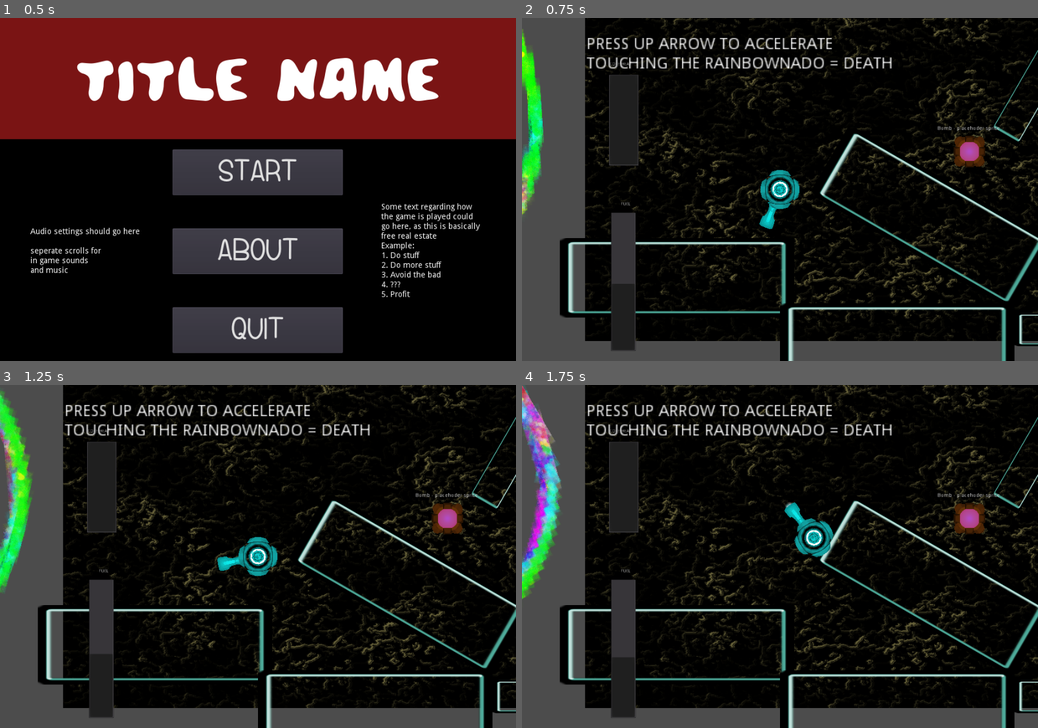
Above: before the commit, frames 1-4 (two rows, left to right).
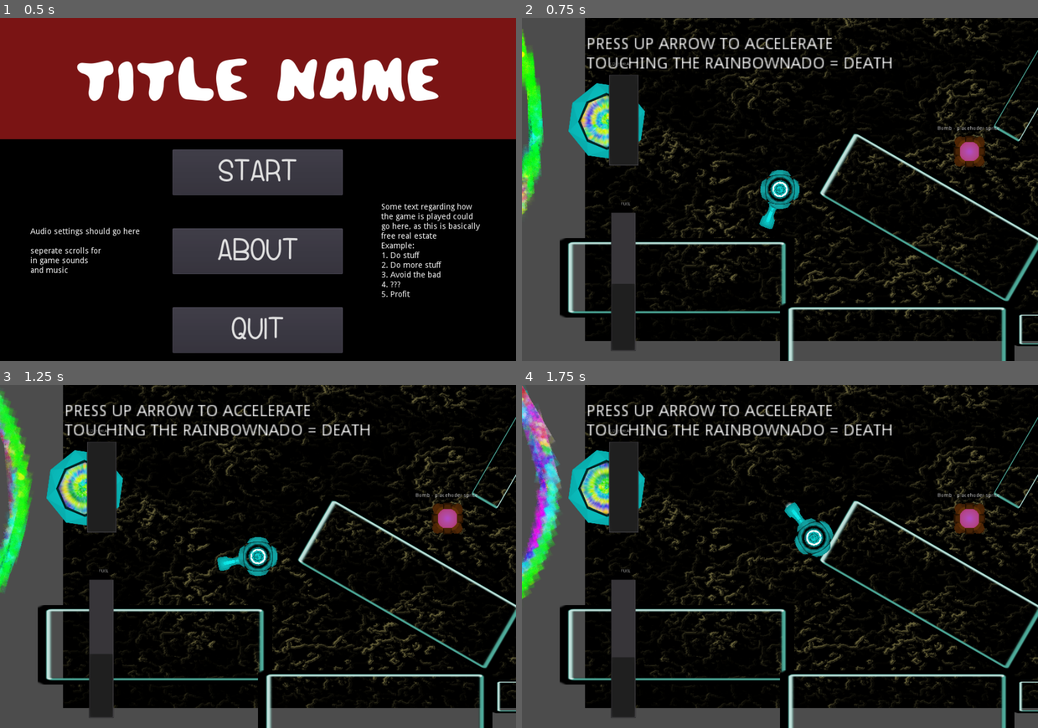
Above: after the commit, the same moments.

Repository: ktosox/Wild_Jam_01_2019
Game: Godot game, scene res://Scenes_N_Scripts/Menu_Scene.tscn
Same seed, same stepped clock (60 frames per second), same inputs: the game is played once before the commit and once after it.
Inputs:
- Up to frame 1 (0.5 s): no input
- Up to frame 2 (0.75 s): click "START" at 0.5 s
- Up to frame 3 (1.25 s): no input
- Up to frame 4 (1.75 s): hold Up (ui_up) from 1.28 s (still down)

Frame 1 is identical in both runs. In frame 2, 1.4% of the frame differs, in the area x 9-24%, y 18-42%; in frame 3, 1.4%; in frame 4, 1.4%.

Commit message:
portal added /detaching global sounds from game scene for clarity

Diff:
--- /dev/null
+++ b/Scenes_N_Scripts/Environment/Portal.tscn
@@ -0,0 +1,102 @@
+[gd_scene load_steps=8 format=2]
+
+[ext_resource path="res://Resources/Artwork/Portal/Rainbow_Splash_zoom5.png" type="Texture" id=1]
+[ext_resource path="res://Resources/Artwork/Portal/Rainbow_Splash_zoom4.png" type="Texture" id=2]
+[ext_resource path="res://Resources/Artwork/Portal/Rainbow_Splash_zoom3.png" type="Texture" id=3]
+[ext_resource path="res://Resources/Artwork/Portal/Rainbow_Splash_zoom2.png" type="Texture" id=4]
+[ext_resource path="res://Resources/Artwork/Portal/Rainbow_Splash_zoom1.png" type="Texture" id=5]
+[ext_resource path="res://Resources/Artwork/Player/Space_ship_ring.png" type="Texture" id=6]
+
+[sub_resource type="Animation" id=1]
+
+resource_name = "PortalAnimation"
+length = 0.8
+loop = true
+step = 0.1
+tracks/0/type = "value"
+tracks/0/path = NodePath(".:rotation_degrees")
+tracks/0/interp = 1
+tracks/0/loop_wrap = true
+tracks/0/imported = false
+tracks/0/enabled = true
+tracks/0/keys = {
+"times": PoolRealArray( 0, 0.4, 0.8 ),
+"transitions": PoolRealArray( 1, 1, 1 ),
+"update": 0,
+"values": [ 360.0, 180.0, 0.0 ]
+}
+
+[node name="Portal" type="Node2D"]
+
+_sections_unfolded = [ "Transform" ]
+
+[node name="WarpHolder" type="Node2D" parent="." index="0"]
+
+rotation = 1.79279
+__meta__ = {
+"_edit_lock_": true
+}
+
+[node name="Rainbow_Splash_zoom5" type="Sprite" parent="WarpHolder" index="0"]
+
+visible = false
+texture = ExtResource( 1 )
+_sections_unfolded = [ "Transform" ]
+__meta__ = {
+"_edit_lock_": true
+}
+
+[node name="Rainbow_Splash_zoom4" type="Sprite" parent="WarpHolder" index="1"]
+
+visible = false
+texture = ExtResource( 2 )
+_sections_unfolded = [ "Transform" ]
+__meta__ = {
+"_edit_lock_": true
+}
+
+[node name="Rainbow_Splash_zoom3" type="Sprite" parent="WarpHolder" index="2"]
+
+texture = ExtResource( 3 )
+_sections_unfolded = [ "Transform" ]
+__meta__ = {
+"_edit_lock_": true
+}
+
+[node name="Rainbow_Splash_zoom2" type="Sprite" parent="WarpHolder" index="3"]
+
+visible = false
+texture = ExtResource( 4 )
+_sections_unfolded = [ "Transform" ]
+__meta__ = {
+"_edit_lock_": true
+}
+
+[node name="Rainbow_Splash_zoom1" type="Sprite" parent="WarpHolder" index="4"]
+
+visible = false
+rotation = -2.91263
+scale = Vector2( 1, 1 )
+texture = ExtResource( 5 )
+_sections_unfolded = [ "Transform" ]
+__meta__ = {
+"_edit_lock_": true
+}
+
+[node name="PortalSpinner" type="AnimationPlayer" parent="WarpHolder" index="5"]
+
+root_node = NodePath("..")
+autoplay = "PortalAnimation"
+playback_process_mode = 1
+playback_default_blend_time = 0.0
+playback_speed = 1.0
+anims/PortalAnimation = SubResource( 1 )
+blend_times = [  ]
+
+[node name="Space_ship_ring" type="Sprite" parent="." index="1"]
+
+texture = ExtResource( 6 )
+_sections_unfolded = [ "Transform" ]
+__meta__ = {
+"_edit_lock_": true
+}
--- a/Scenes_N_Scripts/GameFolder/GameScene.gd
+++ b/Scenes_N_Scripts/GameFolder/GameScene.gd
@@ -2,6 +2,8 @@
 
 var fuelLevel = 500
 var fuelLevelMax = 1000
+
+
 var corePowerLevel = 200
 var corePowerLevelMax = 1000
 var coreSlowDownRate = 20
@@ -23,9 +25,10 @@
 
 func _process(delta):
 	$RainbowNado.move_and_slide(directionRainbownado)
+	if(fuelLevel>fuelLevelMax):
+		fuelLevel=fuelLevelMax
 	updateGlobalPlayerData(delta)
-	if(fuelLevel<80 && $FuelLowSound.playing == false):
-		$FuelLowSound.play()
+
 func updateGlobalPlayerData(delta):
 	if(corePowerLevel>0):
 		corePowerLevel -= delta * coreSlowDownRate
@@ -67,3 +70,8 @@
 func _on_DeathTimer_timeout():
 	if(playerDied):
 		get_tree().change_scene("res://Scenes_N_Scripts/GameFolder/DeathScreen.tscn")
+
+
+func _on_NonCriticalCheckups_timeout():
+
+	pass # replace with function body
--- a/Scenes_N_Scripts/GameFolder/GameScene.tscn
+++ b/Scenes_N_Scripts/GameFolder/GameScene.tscn
@@ -2,10 +2,10 @@
 
 [ext_resource path="res://Scenes_N_Scripts/GameFolder/GameScene.gd" type="Script" id=1]
 [ext_resource path="res://Scenes_N_Scripts/GameFolder/Background.tscn" type="PackedScene" id=2]
-[ext_resource path="res://Scenes_N_Scripts/PlayerStuff/Player.tscn" type="PackedScene" id=3]
-[ext_resource path="res://Scenes_N_Scripts/GameFolder/RainbowNado.tscn" type="PackedScene" id=4]
-[ext_resource path="res://Resources/Audio/Burnt_Spirit_short.ogg" type="AudioStream" id=5]
-[ext_resource path="res://Resources/Audio/low_fuel.wav" type="AudioStream" id=6]
+[ext_resource path="res://Scenes_N_Scripts/Environment/Portal.tscn" type="PackedScene" id=3]
+[ext_resource path="res://Scenes_N_Scripts/PlayerStuff/Player.tscn" type="PackedScene" id=4]
+[ext_resource path="res://Scenes_N_Scripts/GameFolder/RainbowNado.tscn" type="PackedScene" id=5]
+[ext_resource path="res://Resources/Audio/Burnt_Spirit_short.ogg" type="AudioStream" id=6]
 [ext_resource path="res://Scenes_N_Scripts/Environment/Wall2.tscn" type="PackedScene" id=7]
 [ext_resource path="res://Scenes_N_Scripts/Environment/Wall1.tscn" type="PackedScene" id=8]
 [ext_resource path="res://Scenes_N_Scripts/Environment/FuelCanister.tscn" type="PackedScene" id=9]
@@ -29,12 +29,17 @@
 margin_right = -397.0
 margin_bottom = -302.0
 
-[node name="Player" parent="." index="2" instance=ExtResource( 3 )]
+[node name="Portal" parent="." index="2" instance=ExtResource( 3 )]
+
+position = Vector2( -453.156, -178.745 )
+scale = Vector2( 0.5, 0.5 )
+
+[node name="Player" parent="." index="3" instance=ExtResource( 4 )]
 
 position = Vector2( -361.776, -186.992 )
 scale = Vector2( 1, 1 )
 
-[node name="Label" type="Label" parent="." index="3"]
+[node name="Label" type="Label" parent="." index="4"]
 
 anchor_left = 0.0
 anchor_top = 0.0
@@ -58,26 +63,17 @@
 max_lines_visible = -1
 _sections_unfolded = [ "Focus", "Hint", "Margin", "Mouse", "Rect", "Size Flags", "Theme", "custom_colors", "custom_constants", "custom_fonts" ]
 
-[node name="RainbowNado" parent="." index="4" instance=ExtResource( 4 )]
+[node name="RainbowNado" parent="." index="5" instance=ExtResource( 5 )]
 
 position = Vector2( -1142.54, -167.791 )
 scale = Vector2( 1, 1 )
 
-[node name="Music" type="AudioStreamPlayer" parent="." index="5"]
-
-stream = ExtResource( 5 )
+[node name="Music" type="AudioStreamPlayer" parent="." index="6"]
+
+stream = ExtResource( 6 )
 volume_db = -8.0
 pitch_scale = 1.1
 autoplay = true
-mix_target = 0
-bus = "Master"
-
-[node name="FuelLowSound" type="AudioStreamPlayer" parent="." index="6"]
-
-stream = ExtResource( 6 )
-volume_db = -10.0
-pitch_scale = 1.1
-autoplay = false
 mix_target = 0
 bus = "Master"
 
@@ -194,4 +190,13 @@
 lines_skipped = 0
 max_lines_visible = -1
 
+[node name="NonCriticalCheckups" type="Timer" parent="." index="24"]
+
+process_mode = 1
+wait_time = 1.0
+one_shot = false
+autostart = false
+
 [connection signal="timeout" from="DeathTimer" to="." method="_on_DeathTimer_timeout"]
+
+[connection signal="timeout" from="NonCriticalCheckups" to="." method="_on_NonCriticalCheckups_timeout"]
--- /dev/null
+++ b/Scenes_N_Scripts/GameFolder/SoundBox.gd
@@ -0,0 +1,27 @@
+extends Node
+
+# class member variables go here, for example:
+# var a = 2
+# var b = "textvar"
+
+func _ready():
+	# Called when the node is added to the scene for the first time.
+	# Initialization here
+	pass
+
+#func _process(delta):
+#	# Called every frame. Delta is time since last frame.
+#	# Update game logic here.
+#	pass
+
+func startLowFuel():
+	pass
+
+func stopLowFuel():
+	pass
+
+func startCoreHeat():
+	pass
+
+func stopCoreHeat():
+	pass
--- /dev/null
+++ b/Scenes_N_Scripts/GameFolder/SoundBox.tscn
@@ -0,0 +1,26 @@
+[gd_scene load_steps=3 format=2]
+
+[ext_resource path="res://Scenes_N_Scripts/GameFolder/SoundBox.gd" type="Script" id=1]
+[ext_resource path="res://Resources/Audio/engine_purr1_mid.wav" type="AudioStream" id=2]
+
+[node name="SoundBox" type="Node" index="0"]
+
+script = ExtResource( 1 )
+
+[node name="LowFuelSound" type="AudioStreamPlayer" parent="." index="0"]
+
+stream = null
+volume_db = 0.0
+pitch_scale = 1.0
+autoplay = false
+mix_target = 0
+bus = "Master"
+
+[node name="HotCoreSound" type="AudioStreamPlayer" parent="." index="1"]
+
+stream = ExtResource( 2 )
+volume_db = 0.0
+pitch_scale = 1.0
+autoplay = false
+mix_target = 0
+bus = "Master"
--- a/Scenes_N_Scripts/Menu_Scene.tscn
+++ b/Scenes_N_Scripts/Menu_Scene.tscn
@@ -4,7 +4,7 @@
 [ext_resource path="res://Resources/Fonts/Menu/Menu_Title_Font.tres" type="DynamicFont" id=2]
 [ext_resource path="res://Scenes_N_Scripts/Menu_Button.tscn" type="PackedScene" id=3]
 
-[node name="Menu_Scene" type="Node" index="0"]
+[node name="Menu_Scene" type="Node"]
 
 script = ExtResource( 1 )
 
Not shown, added: Resources/Artwork/Portal/Rainbow_Splash_zoom1.png.import
Not shown, added: Resources/Artwork/Portal/Rainbow_Splash_zoom2.png.import
Not shown, added: Resources/Artwork/Portal/Rainbow_Splash_zoom3.png.import
Not shown, added: Resources/Artwork/Portal/Rainbow_Splash_zoom4.png.import
Not shown, added: Resources/Artwork/Portal/Rainbow_Splash_zoom5.png.import
Not shown, added: Resources/Audio/engine_purr1_mid.wav.import
Not shown, changed: README.md
